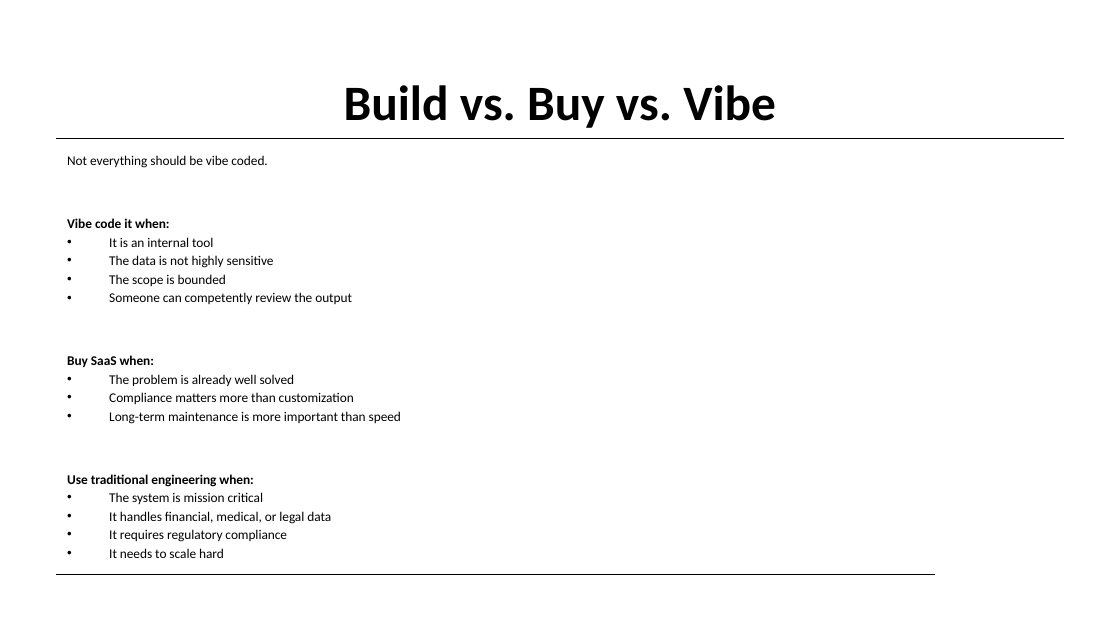
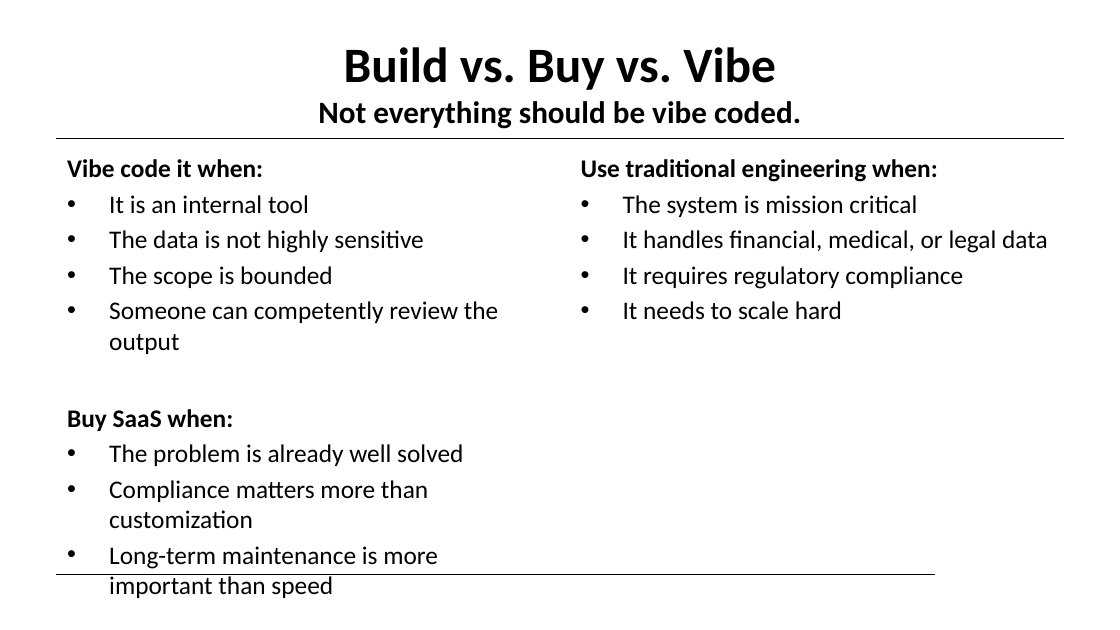
Before and after one commit to ralphke/Agentic-Coding, a slide deck: slide 56 of build/vibe-to-live-deck.pptx (slide 62 before the commit). Drawn at 1120x630 pixels with LibreOffice and Linux fonts; fonts in the diff are those of the drawing; background and template pictures are left out. Boxes give left, top, right and bottom in pixels: in the first picture for what was removed or moved away, otherwise in the second. Text is boxed around its words. In the diff, an @@ line names an element or a change of style, - is before the commit and + after.

```diff
--- a/build/vibe-to-live-deck.pptx
+++ b/build/vibe-to-live-deck.pptx
@@ title at [318, 47, 801, 129]: text changed; size 31.8 to 20 pt @@
-Build vs. Buy vs. Vibe
+Build vs. Buy vs. Vibe
+Not everything should be vibe coded.
@@ text "Vibe code it when:" at [67, 159, 498, 569]: size 8.6 to 16.3 pt; more space between paragraphs @@
@@ text at [67, 155, 267, 168]: paragraph removed @@
-Not everything should be vibe coded.
@@ text added at [581, 159, 1048, 320], 16.3 pt, text #000000 @@
+Use traditional engineering when:
+• The system is mission critical
+• It handles financial, medical, or legal data
+• It requires regulatory compliance
+• It needs to scale hard
@@ text at [67, 474, 331, 558]: paragraphs removed @@
-Use traditional engineering when:
-• The system is mission critical
-• It handles financial, medical, or legal data
-• It requires regulatory compliance
-• It needs to scale hard
```
Also in this commit, not shown: 31 other slides changed, 7 slides removed, 17 other files.
